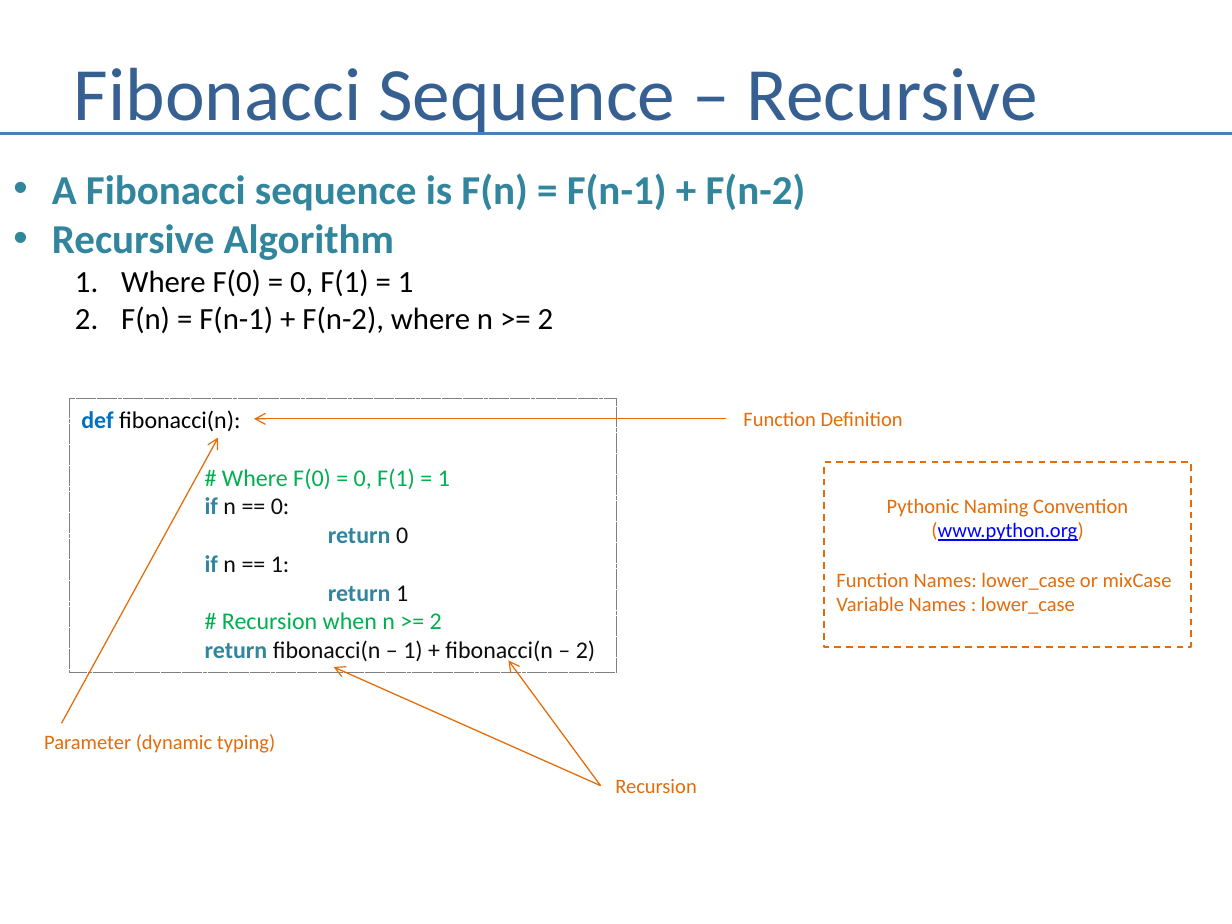
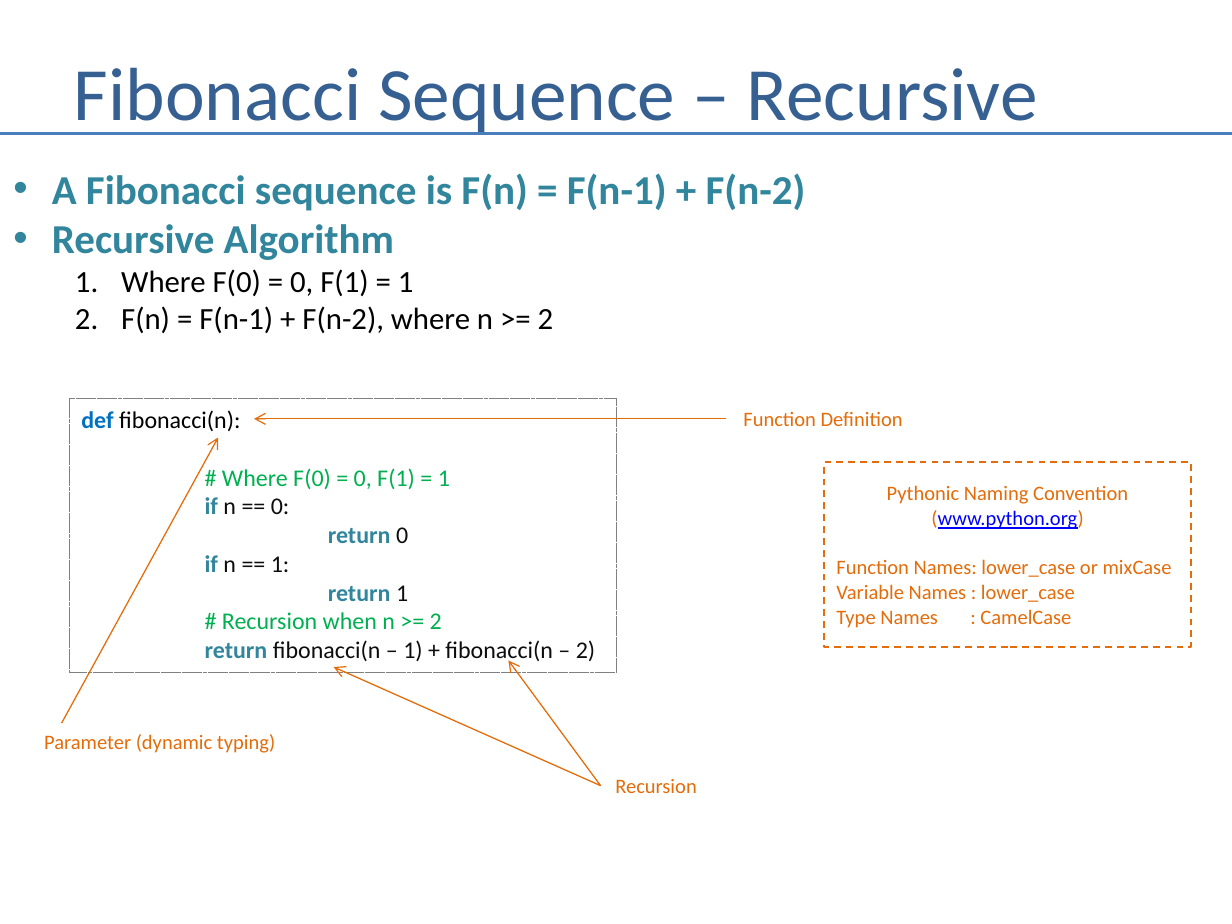
Before and after one commit to andrewferlitsch/Portland-Data-Science-Group, a slide deck: slide 8 of Presentations/Whiteboarding.pptx. Drawn at 1232x924 pixels with LibreOffice and Linux fonts; fonts in the diff are those of the drawing. Boxes give left, top, right and bottom in pixels: in the first picture for what was removed or moved away, otherwise in the second. Text is boxed around its words. In the diff, an @@ line names an element or a change of style, - is before the commit and + after.

```diff
--- a/Presentations/Whiteboarding.pptx
+++ b/Presentations/Whiteboarding.pptx
@@ text in rectangle at [836,559,1172,628]: text changed @@
-Function Names: lower_case or mixCase
-Variable Names : lower_case
+Function Names: lower_case or mixCase
+Variable Names : lower_case
+Type Names : CamelCase
```
Also in this commit, not shown: 4 other slides changed, 3 other files.
